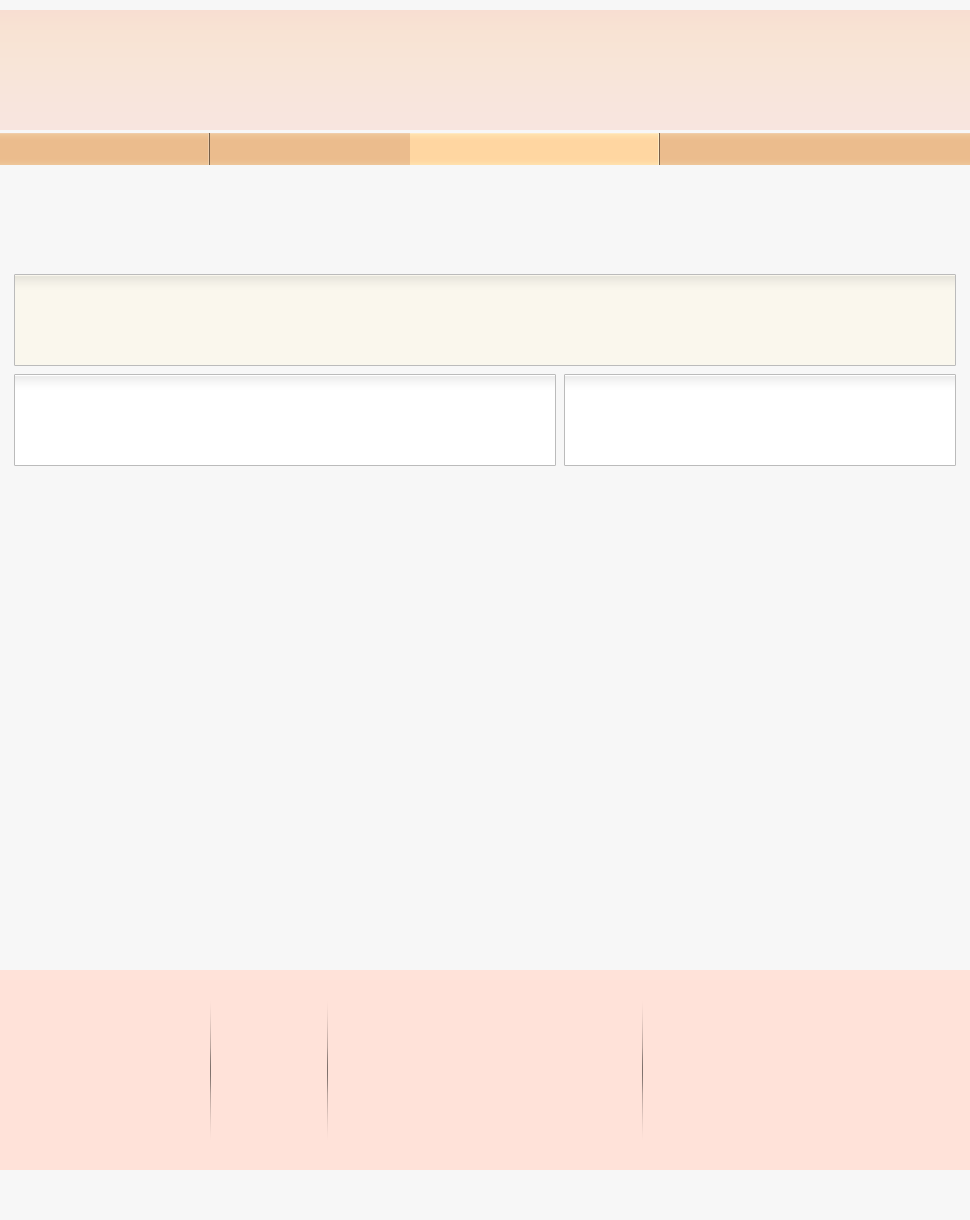
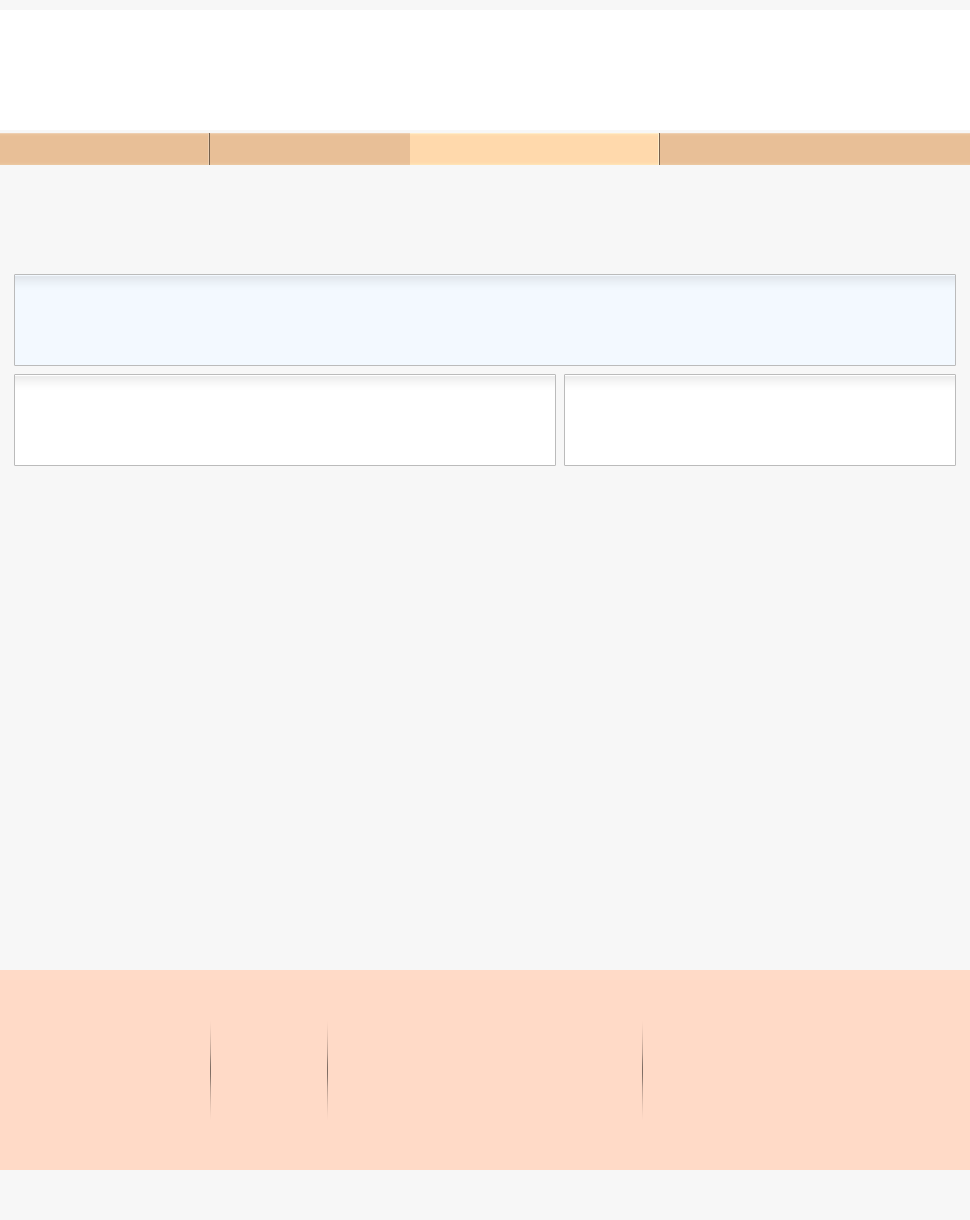
Layered file, before and after one edit (970x1220). Changes by layer:
painted on "header" over [0, 10, 970, 130]
painted on "navbar" over [0, 133, 970, 165]
painted on "header widgets" over [15, 275, 955, 365]
painted on "footer boxes" over [0, 970, 970, 1170]
